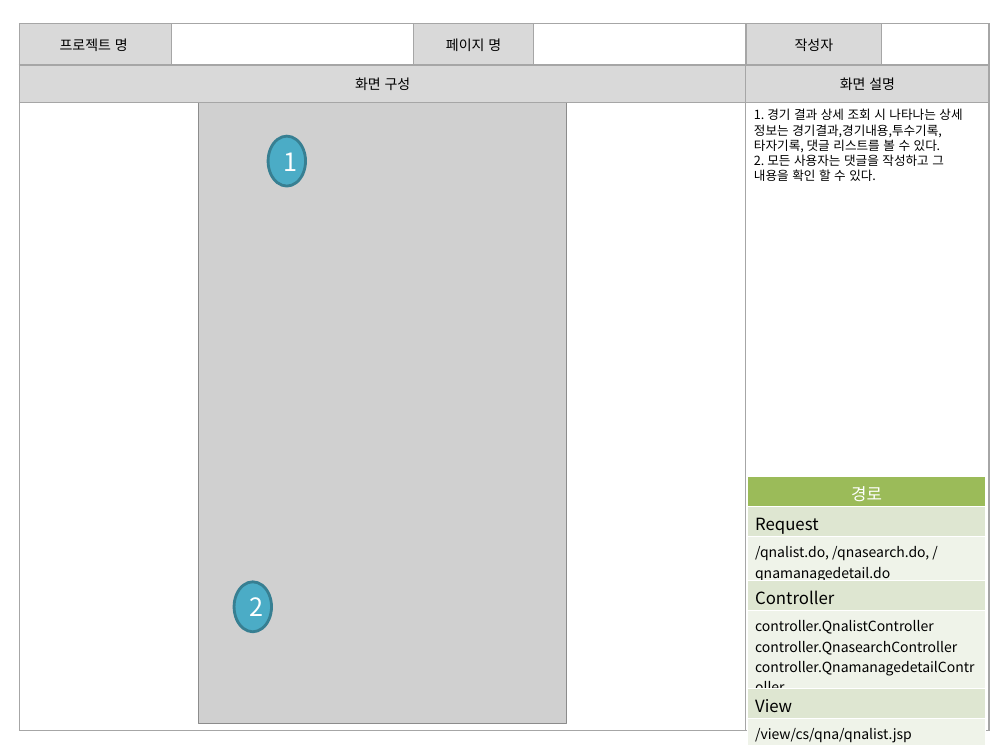
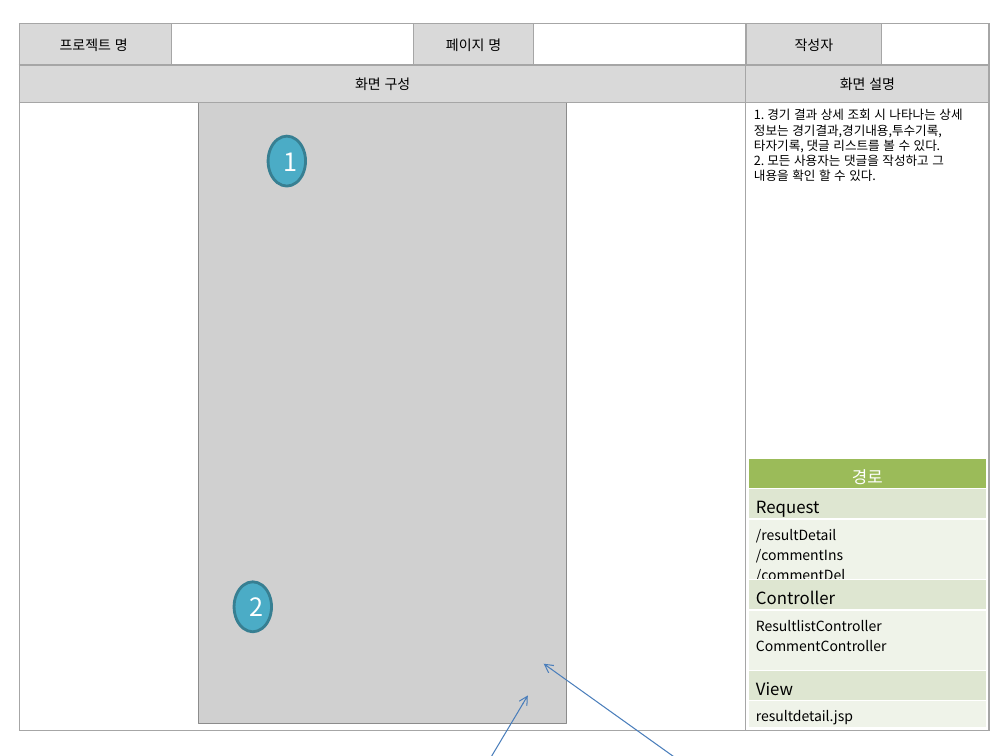
Before and after one commit to banana1531/ggs, a slide deck: slide 6 of doc/1.개인폴더/최현우/01. 스토리보드_경기일정.pptx (slide 7 before the commit). Drawn at 1008x756 pixels with LibreOffice and Linux fonts; fonts in the diff are those of the drawing; grey boxes stand for pictures. Boxes give left, top, right and bottom in pixels: in the first picture for what was removed or moved away, otherwise in the second. Text is boxed around its words. In the diff, an @@ line names an element or a change of style, - is before the commit and + after.

```diff
--- a/doc/1.개인폴더/최현우/01. 스토리보드_경기일정.pptx
+++ b/doc/1.개인폴더/최현우/01. 스토리보드_경기일정.pptx
@@ table at box(748, 459, 986, 729) @@
-row 3, column 1: /qnalist.do, /qnasearch.do, /qnamanagedetail.do
+row 3, column 1: /resultDetail / /commentIns / /commentDel
-row 5, column 1: controller.QnalistController / controller.QnasearchController / controller.QnamanagedetailController
+row 5, column 1: ResultlistController / CommentController
-row 7, column 1: /view/cs/qna/qnalist.jsp
+row 7, column 1: resultdetail.jsp
@@ table: place and size @@
-table at box(748, 476, 986, 747)
+table at box(748, 459, 986, 729)
@@ arrow added from (711, 756) to (543, 663), #4B7EBC 0.75 pt @@
@@ arrow added from (393, 756) to (528, 696), #4B7EBC 0.75 pt @@
```
Also in this commit, not shown: 5 other slides changed, 1 slide removed.
